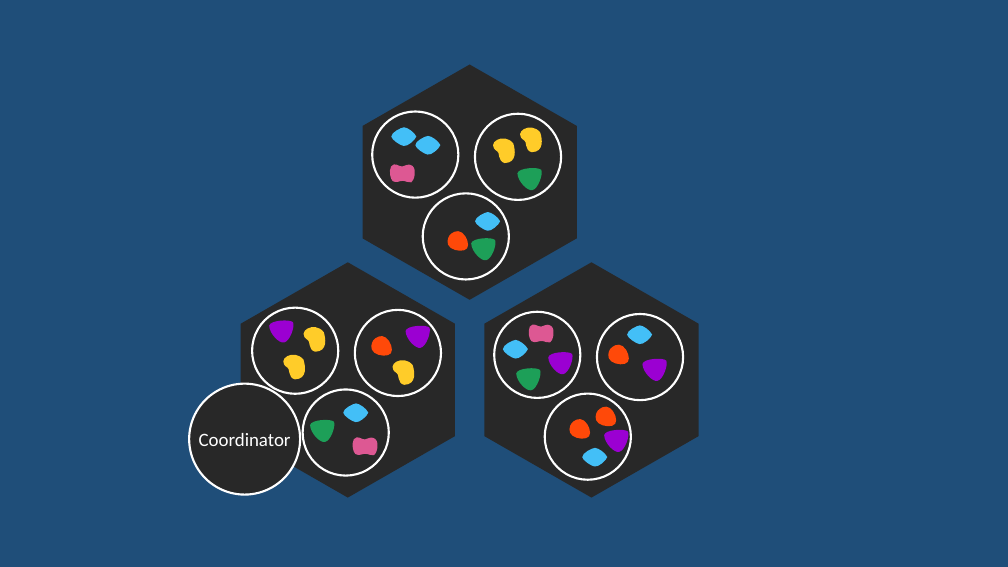
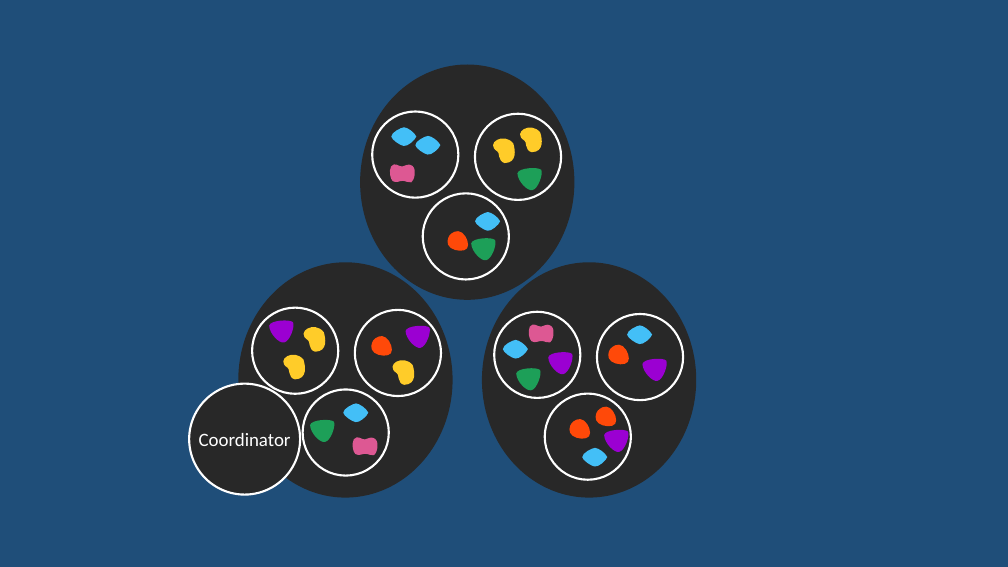
Before and after one commit to rogeralsing/Presentations, a slide deck: slide 35 of FailingGracefully/QConSP/protoactor.pptx (slide 34 before the commit). Drawn at 1008x567 pixels with LibreOffice and Linux fonts; fonts in the diff are those of the drawing. Boxes give left, top, right and bottom in pixels: in the first picture for what was removed or moved away, otherwise in the second. Text is boxed around its words. In the diff, an @@ line names an element or a change of style, - is before the commit and + after.

```diff
--- a/FailingGracefully/QConSP/protoactor.pptx
+++ b/FailingGracefully/QConSP/protoactor.pptx
@@ hexagon to ellipse in 3 elements at bbox=[482, 262, 696, 498], bbox=[238, 262, 452, 498], bbox=[360, 64, 574, 299] @@
```
Also in this commit, not shown: 7 other slides changed, 6 slides added, 6 slides removed.
